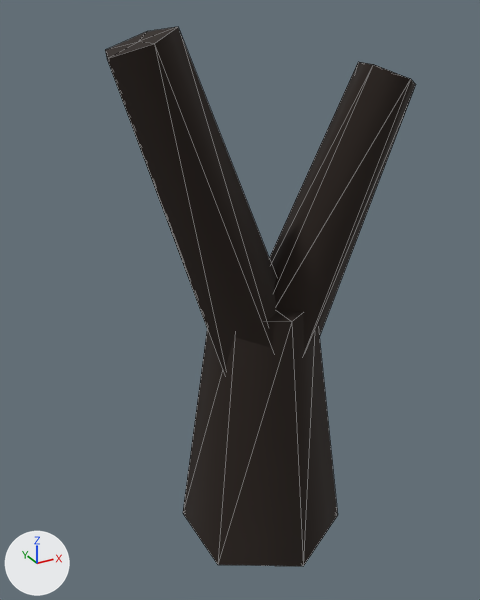
Renders of the glTF model public/assets/models/environment/forest/tree_twisted_b.glb from each side of a commit.
One viewpoint serves both versions: a 50 mm lens placed at (-2.1, -3.49, 3.59), pointed at (-0.16, 0.03, 1.84). Lighting does not change. The marker at lower left points along +X, +Y and +Z. The first picture is the older version. Mesh edges are drawn as thin lines. Where no turn or scale is listed for an object, it has been applied to the vertices. Vertices at exactly the same position are counted once.
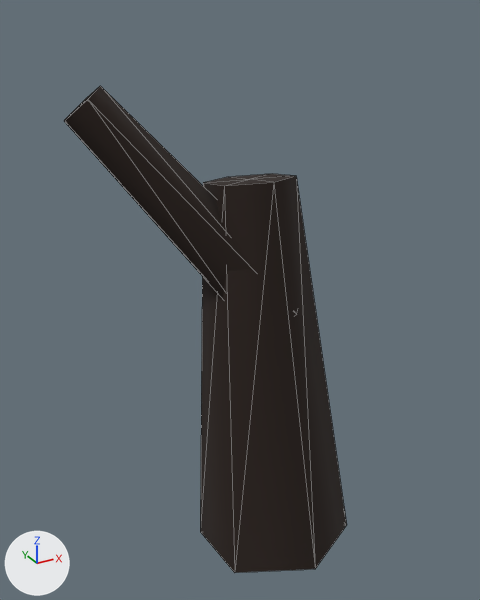
Location of each change, (x1, y1, x2, y2) in pixels of the pictures (480 x 600 px):
'Mesh_0', reshaped, moved, turned: before (183, 312, 338, 566); after (200, 174, 347, 573)
'Mesh_1', reshaped, moved, turned: before (105, 27, 277, 373); after (64, 86, 297, 314)
'Mesh_2', deleted (black): before (269, 62, 416, 352)

The change, as a diff of the scene's bpy script:
```diff
--- a/public/assets/models/environment/forest/tree_twisted_b.glb.py
+++ b/public/assets/models/environment/forest/tree_twisted_b.glb.py
@@ me_mesh_0 @@
 # used by ob_mesh_0; parent = ob_node_0; location = (0.0, 0.0, 0.9)
-me_mesh_0.from_pydata(...)  # 16 vertices, 24 faces; spans x -0.52..0.52, y -0.6..0.6, z -0.9..0.9
-me_mesh_0.vertices[0].co = (0.0, -0.35, 0.9)  # pixel (291, 321)
-me_mesh_0.vertices[1].co = (0.3, -0.17, 0.9)
-me_mesh_0.vertices[2].co = (0.3, 0.17, 0.9)
-me_mesh_0.vertices[3].co = (0.0, 0.35, 0.9)
-me_mesh_0.vertices[4].co = (-0.3, 0.17, 0.9)
-me_mesh_0.vertices[5].co = (-0.3, -0.17, 0.9)
-me_mesh_0.vertices[6].co = (0.0, -0.35, 0.9)  # pixel (291, 321)
-me_mesh_0.vertices[7].co = (0.0, -0.6, -0.9)  # pixel (303, 566)
-me_mesh_0.vertices[8].co = (0.52, -0.3, -0.9)  # pixel (337, 515)
-me_mesh_0.vertices[9].co = (0.52, 0.3, -0.9)
-me_mesh_0.vertices[10].co = (0.0, 0.6, -0.9)
-me_mesh_0.vertices[11].co = (-0.52, 0.3, -0.9)  # pixel (182, 513)
-me_mesh_0.vertices[12].co = (-0.52, -0.3, -0.9)  # pixel (217, 564)
-me_mesh_0.vertices[13].co = (0.0, -0.6, -0.9)  # pixel (303, 566)
-me_mesh_0.vertices[14].co = (0.0, 0.0, 0.9)
-me_mesh_0.vertices[15].co = (0.0, 0.0, -0.9)
+me_mesh_0.from_pydata(...)  # 16 vertices, 24 faces; spans x -0.48..0.48, y -0.55..0.55, z -1.3..1.3
+# me_mesh_0 part 1
+me_mesh_0.vertices[0].co = (0.0, -0.3, 1.3)  # pixel (273, 182)
+me_mesh_0.vertices[1].co = (0.26, -0.15, 1.3)  # pixel (296, 175)
+me_mesh_0.vertices[2].co = (0.26, 0.15, 1.3)  # pixel (272, 173)
+me_mesh_0.vertices[3].co = (0.0, 0.3, 1.3)  # pixel (228, 176)
+me_mesh_0.vertices[4].co = (-0.26, 0.15, 1.3)  # pixel (203, 182)
+me_mesh_0.vertices[5].co = (-0.26, -0.15, 1.3)  # pixel (224, 185)
+me_mesh_0.vertices[6].co = (0.0, -0.3, 1.3)  # pixel (273, 182)
+me_mesh_0.vertices[7].co = (0.0, -0.55, -1.3)  # pixel (315, 569)
+me_mesh_0.vertices[8].co = (0.48, -0.28, -1.3)  # pixel (346, 525)
+me_mesh_0.vertices[9].co = (0.48, 0.28, -1.3)
+me_mesh_0.vertices[10].co = (0.0, 0.55, -1.3)
+me_mesh_0.vertices[11].co = (-0.48, 0.28, -1.3)  # pixel (200, 531)
+me_mesh_0.vertices[12].co = (-0.48, -0.28, -1.3)  # pixel (234, 572)
+me_mesh_0.vertices[13].co = (0.0, -0.55, -1.3)  # pixel (315, 569)
+me_mesh_0.vertices[14].co = (0.0, 0.0, 1.3)  # pixel (249, 179)
+me_mesh_0.vertices[15].co = (0.0, 0.0, -1.3)
 me_mesh_0.materials.append(mat_material_0)
@@ me_mesh_1 @@
 # used by ob_mesh_1; parent = ob_node_0; location = (-0.4, 0.0, 2.4); rotation_euler = (0.0, -0.35, 0.0), in degrees (0, -20, 0)
-me_mesh_1.from_pydata(...)  # 14 vertices, 20 faces; spans x -0.3..0.3, y -0.32..0.26, z -1.1..1.1
-me_mesh_1.vertices[0].co = (0.0, -0.22, 1.1)  # pixel (154, 43)
-me_mesh_1.vertices[1].co = (0.21, -0.07, 1.1)  # pixel (178, 26)
-me_mesh_1.vertices[2].co = (0.13, 0.18, 1.1)  # pixel (147, 31)
-me_mesh_1.vertices[3].co = (-0.13, 0.18, 1.1)  # pixel (105, 49)
-me_mesh_1.vertices[4].co = (-0.21, -0.07, 1.1)  # pixel (106, 58)
-me_mesh_1.vertices[5].co = (0.0, -0.22, 1.1)  # pixel (154, 43)
-me_mesh_1.vertices[6].co = (0.0, -0.32, -1.1)
-me_mesh_1.vertices[7].co = (0.3, -0.1, -1.1)
-me_mesh_1.vertices[8].co = (0.19, 0.26, -1.1)
-me_mesh_1.vertices[9].co = (-0.19, 0.26, -1.1)
-me_mesh_1.vertices[10].co = (-0.3, -0.1, -1.1)
-me_mesh_1.vertices[11].co = (0.0, -0.32, -1.1)
-me_mesh_1.vertices[12].co = (0.0, 0.0, 1.1)  # pixel (138, 41)
-me_mesh_1.vertices[13].co = (0.0, 0.0, -1.1)
+me_mesh_1.from_pydata(...)  # 14 vertices, 20 faces; spans x -0.25..0.25, y -0.26..0.21, z -0.9..0.9
+# me_mesh_1 part 2
+me_mesh_1.vertices[0].co = (0.0, -0.16, 0.9)  # pixel (87, 99)
+me_mesh_1.vertices[1].co = (0.15, -0.05, 0.9)  # pixel (100, 85)
+me_mesh_1.vertices[2].co = (0.09, 0.13, 0.9)  # pixel (85, 98)
+me_mesh_1.vertices[3].co = (-0.09, 0.13, 0.9)  # pixel (64, 120)
+me_mesh_1.vertices[4].co = (-0.15, -0.05, 0.9)  # pixel (64, 121)
+me_mesh_1.vertices[5].co = (0.0, -0.16, 0.9)  # pixel (87, 99)
+me_mesh_1.vertices[6].co = (0.0, -0.26, -0.9)  # pixel (296, 314)
+me_mesh_1.vertices[7].co = (0.25, -0.08, -0.9)
+me_mesh_1.vertices[8].co = (0.15, 0.21, -0.9)
+me_mesh_1.vertices[9].co = (-0.15, 0.21, -0.9)
+me_mesh_1.vertices[10].co = (-0.25, -0.08, -0.9)
+me_mesh_1.vertices[11].co = (0.0, -0.26, -0.9)  # pixel (296, 314)
+me_mesh_1.vertices[12].co = (0.0, 0.0, 0.9)  # pixel (80, 105)
+me_mesh_1.vertices[13].co = (0.0, 0.0, -0.9)
 me_mesh_1.materials.append(mat_material_0)
@@ ob_mesh_0 @@
 ob_mesh_0.parent = ob_node_0
-ob_mesh_0.location = (0.0, 0.0, 0.9)
+ob_mesh_0.location = (0.0, 0.0, 1.3)
+ob_mesh_0.rotation_euler = (-0.15, 0.0, 0.0)  # degrees (-8.6, 0, 0)
@@ ob_mesh_1 @@
 ob_mesh_1.parent = ob_node_0
-ob_mesh_1.location = (-0.4, 0.0, 2.4)
-ob_mesh_1.rotation_euler = (0.0, -0.35, 0.0)  # degrees (0, -20, 0)
+ob_mesh_1.location = (-0.45, 0.2, 2.4)
+ob_mesh_1.rotation_euler = (-0.371, -0.616, 0.221)  # degrees (-21, -35, 13)
@@ ob_mesh_2 @@
-ob_mesh_2 = bpy.data.objects.new('Mesh_2', me_mesh_2)
```
